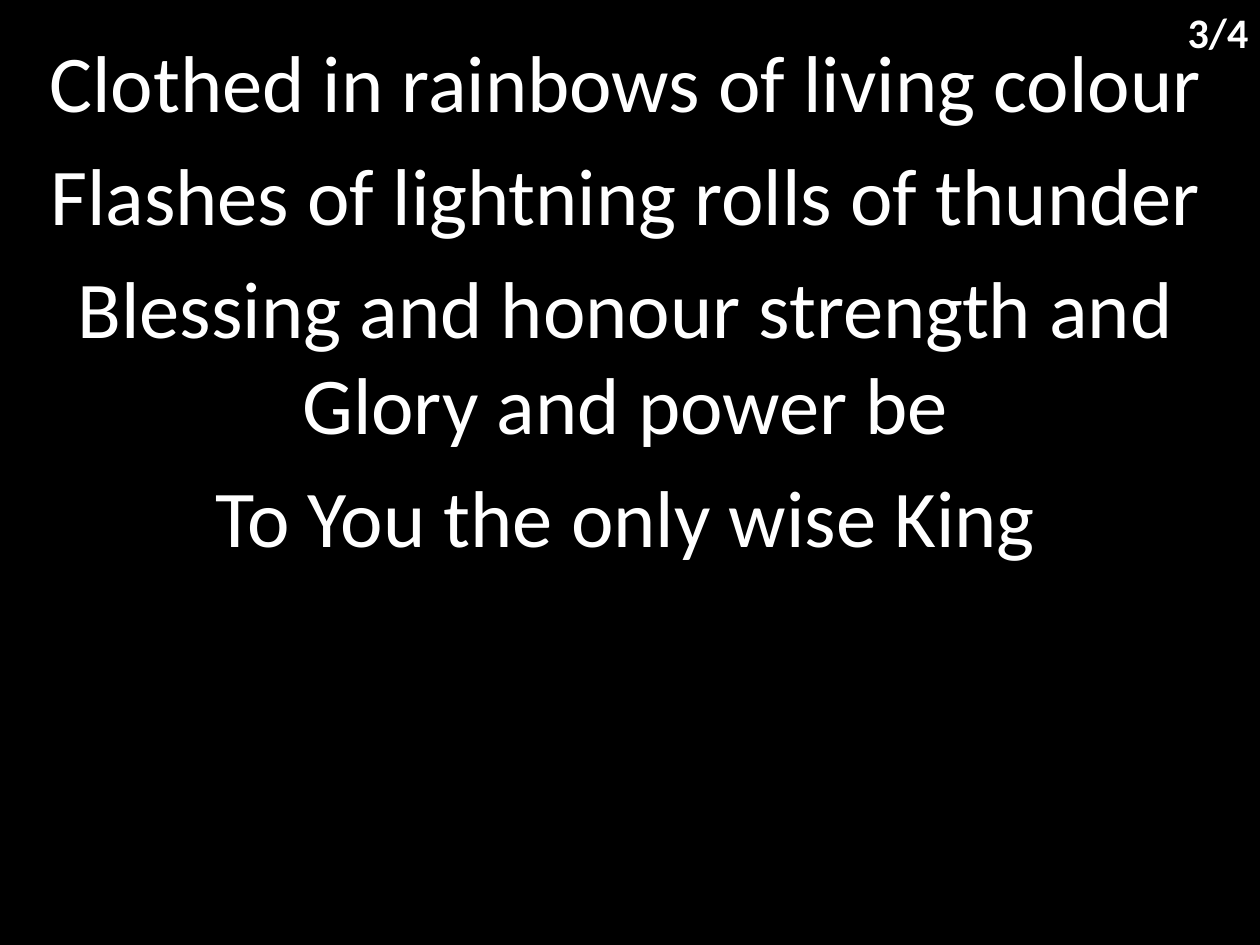
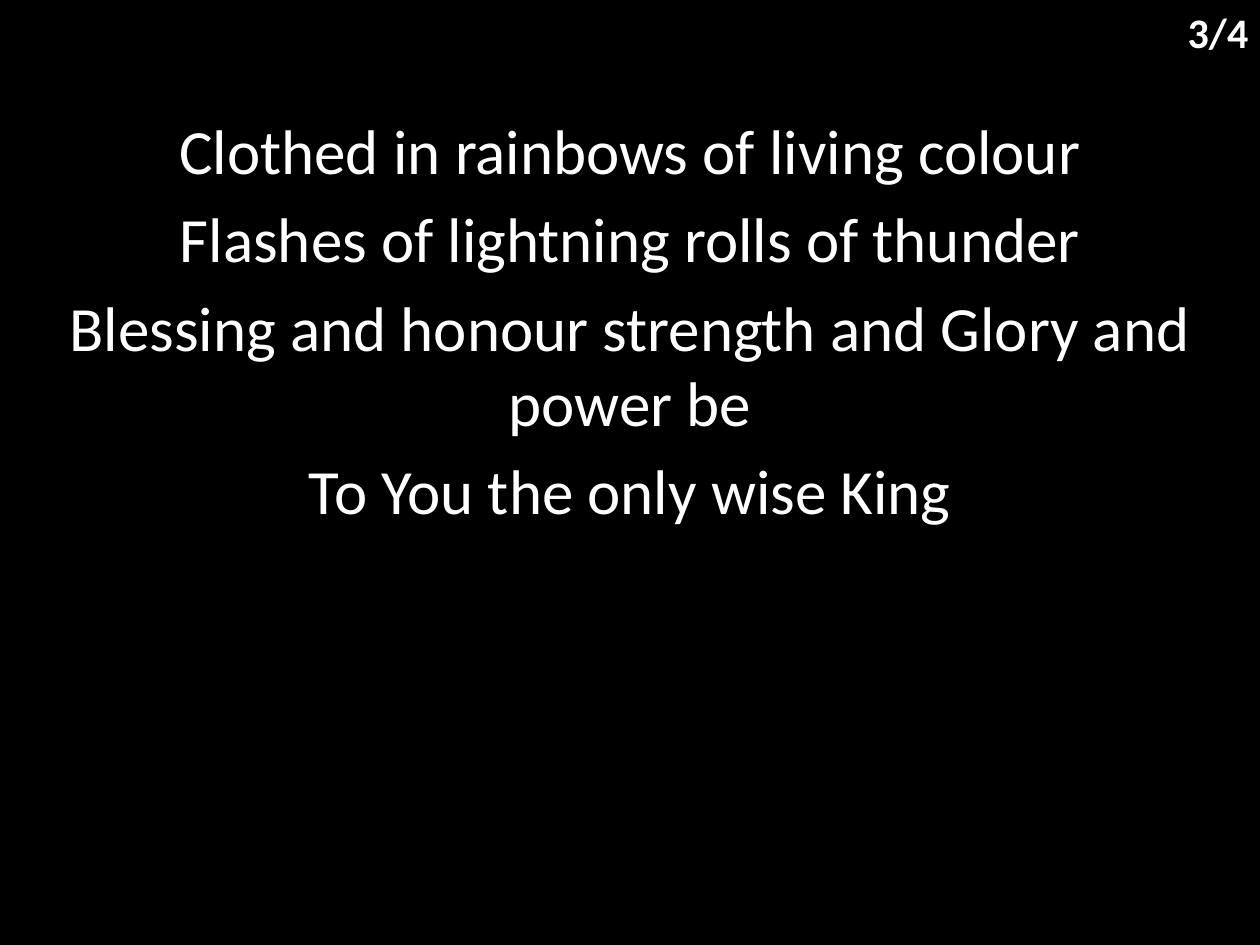
Before and after one commit to hoo-are-ya/worship, a slide deck: slide 4 of docs/songs/revelation song.pptx. Drawn at 1260x945 pixels with LibreOffice and Linux fonts; fonts in the diff are those of the drawing. Boxes give left, top, right and bottom in pixels: in the first picture for what was removed or moved away, otherwise in the second. Text is boxed around its words. In the diff, an @@ line names an element or a change of style, - is before the commit and + after.

```diff
--- a/docs/songs/revelation song.pptx
+++ b/docs/songs/revelation song.pptx
@@ subtitle "Clothed in rainbows of living ...": place and size @@
-subtitle "Clothed in rainbows of living ..." at [50,45,1200,561]
+subtitle "Clothed in rainbows of living ..." at [70,130,1189,525]
@@ subtitle "Clothed in rainbows of living ..." at [70,130,1189,525]: size 46 to 36 pt; less space between paragraphs @@
```
Also in this commit, not shown: 3 other slides changed, 3 other files.
